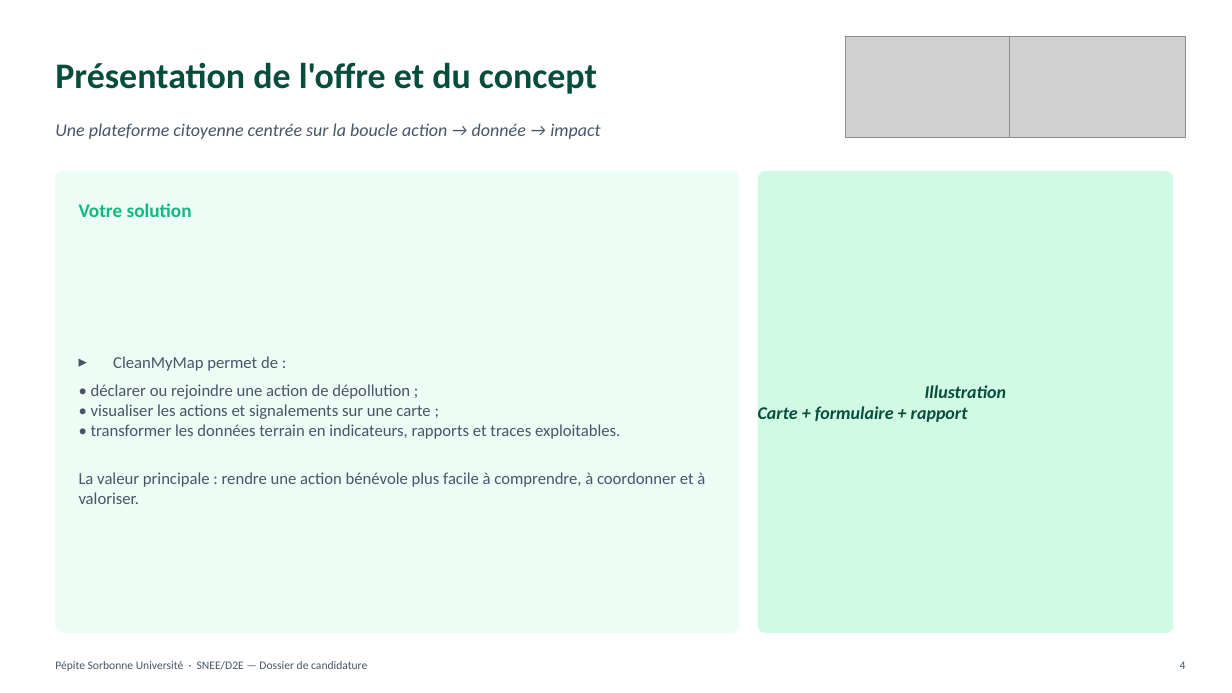
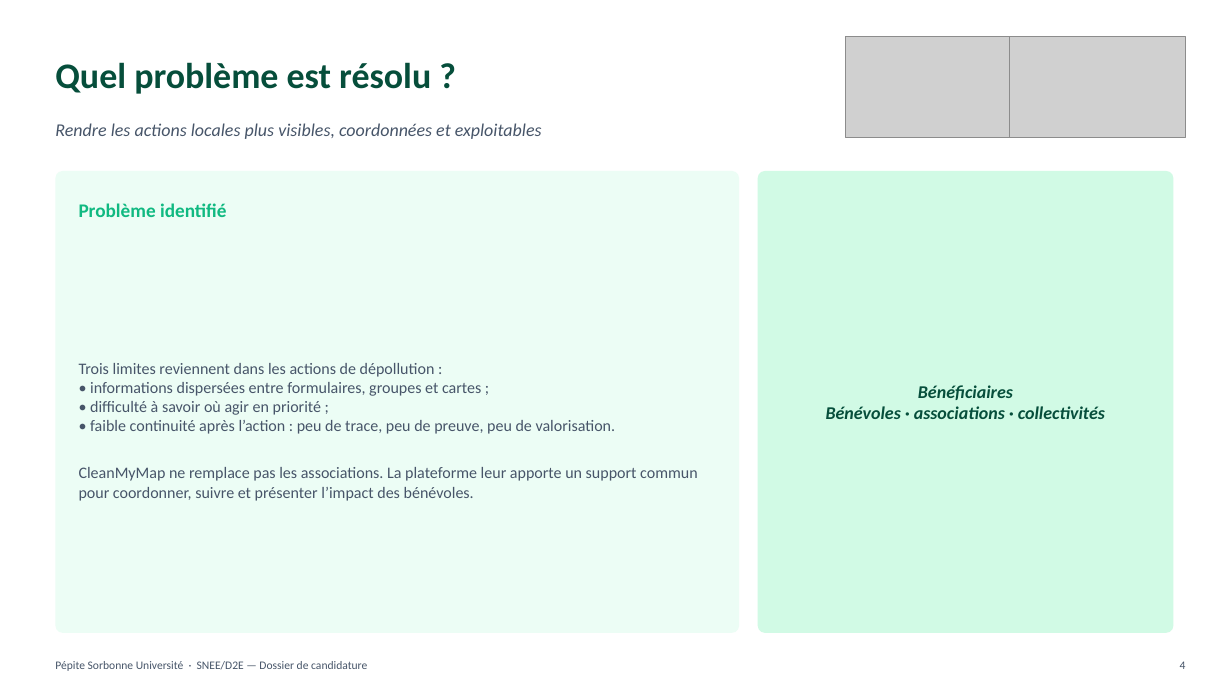
Before and after one commit to maxd4/CleanmyMap, a slide deck: slide 4 of documentation/pepite/oral-jury-6'-SNEE.pptx. Drawn at 1232x693 pixels with LibreOffice and Linux fonts; fonts in the diff are those of the drawing; grey boxes stand for pictures. Boxes give left, top, right and bottom in pixels: in the first picture for what was removed or moved away, otherwise in the second. Text is boxed around its words. In the diff, an @@ line names an element or a change of style, - is before the commit and + after.

```diff
--- a/documentation/pepite/oral-jury-6'-SNEE.pptx
+++ b/documentation/pepite/oral-jury-6'-SNEE.pptx
@@ text at box(55, 62, 431, 94): text changed @@
-Présentation de l'offre et du concept
+Quel problème est résolu ?
@@ text at box(55, 123, 542, 139): text changed @@
-Une plateforme citoyenne centrée sur la boucle action → donnée → impact
+Rendre les actions locales plus visibles, coordonnées et exploitables
@@ text at box(79, 203, 226, 217): text changed @@
-Votre solution
+Problème identifié
@@ text at box(79, 363, 698, 501): text changed; size 13 to 12.5 pt @@
-▸ CleanMyMap permet de :
-• déclarer ou rejoindre une action de dépollution ;
-• visualiser les actions et signalements sur une carte ;
-• transformer les données terrain en indicateurs, rapports et traces exploitables.
-La valeur principale : rendre une action bénévole plus facile à comprendre, à coordonner et à valoriser.
+Trois limites reviennent dans les actions de dépollution :
+• informations dispersées entre formulaires, groupes et cartes ;
+• difficulté à savoir où agir en priorité ;
+• faible continuité après l’action : peu de trace, peu de preuve, peu de valorisation.
+CleanMyMap ne remplace pas les associations. La plateforme leur apporte un support commun pour coordonner, suivre et présenter l’impact des bénévoles.
@@ text at box(826, 385, 1105, 419): text changed @@
-Illustration
-Carte + formulaire + rapport
+Bénéficiaires
+Bénévoles · associations · collectivités
```
Also in this commit, not shown: 7 other slides changed.
